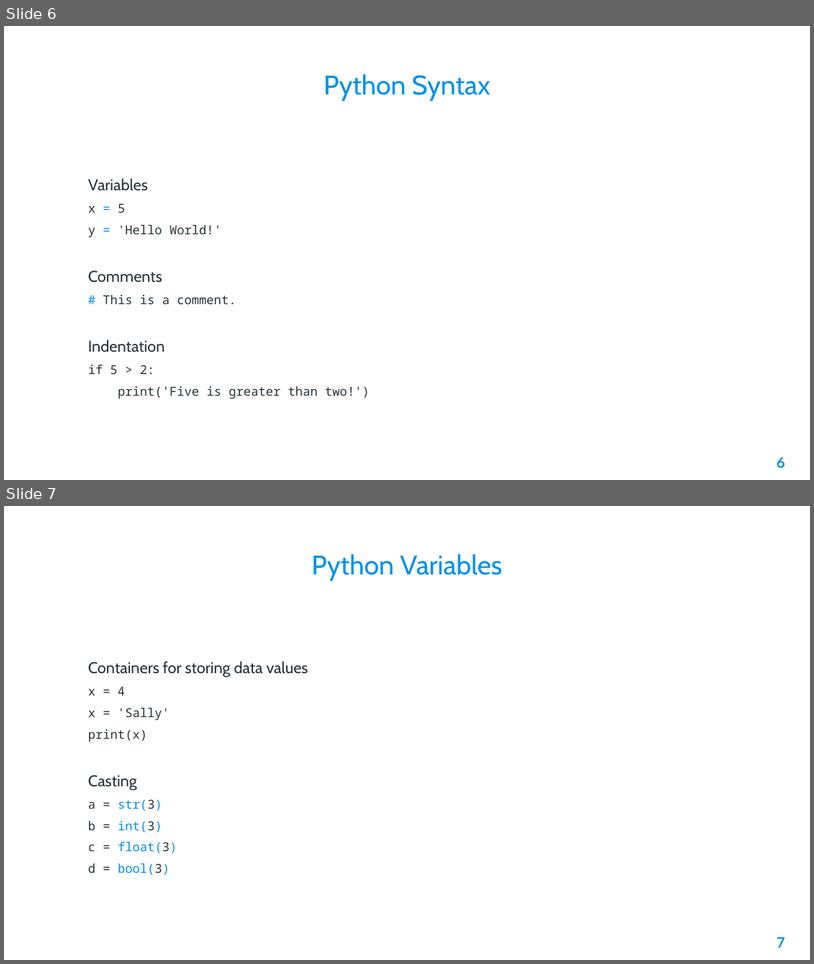
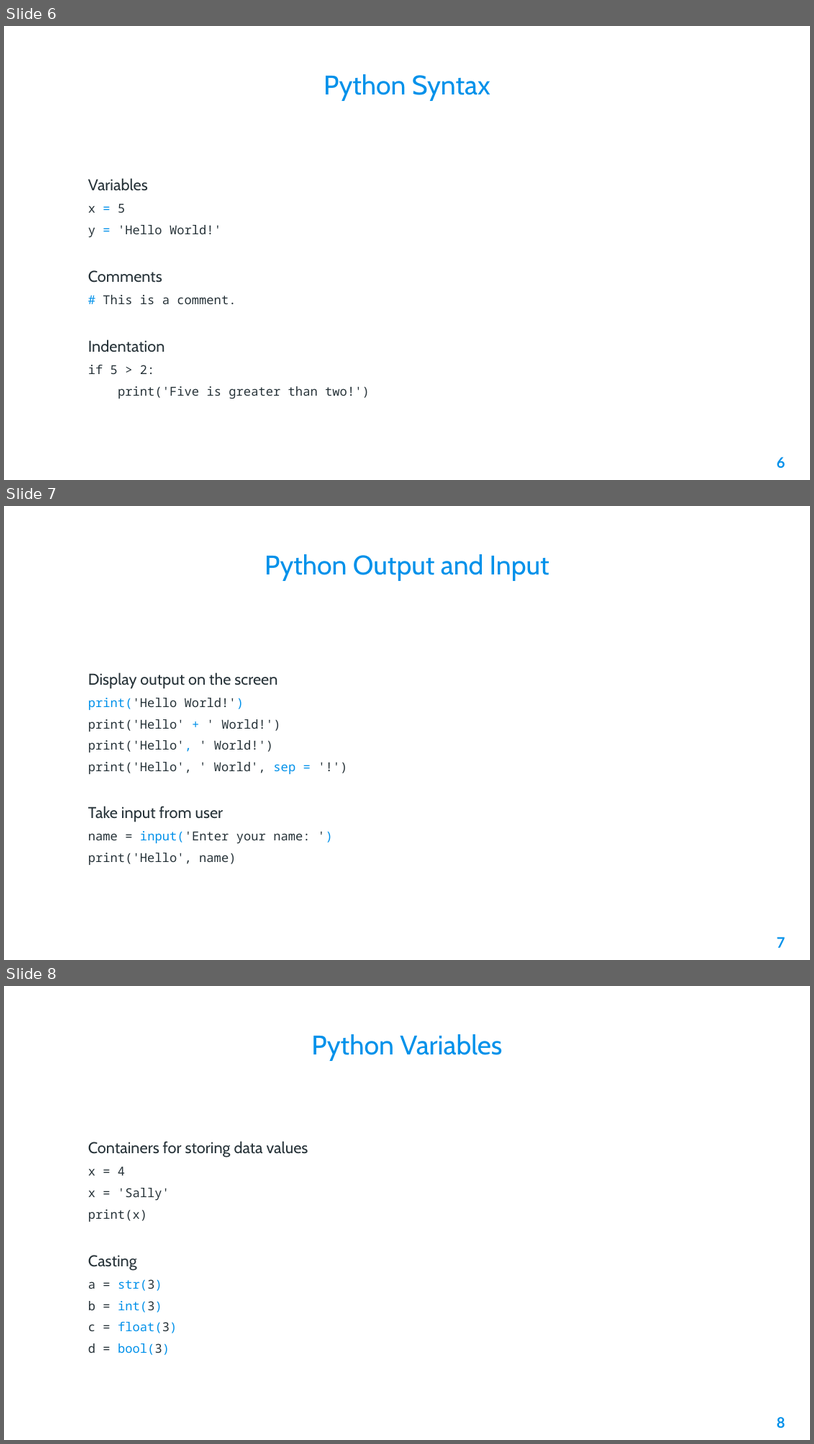
Before and after one commit to AleeRezaa/learn-python, a slide deck: Python.pptx. Shown one above the other, each under a label of ours: slides 6 and 7 before the commit, slides 6, 7 and 8 after it. The pictures are 814x964 and 814x1444 pixels, drawn with LibreOffice and Linux fonts; fonts in the diff are those of the drawing; background and template pictures are left out. Boxes give left, top, right and bottom in pixels: in the first picture for what was removed or moved away, otherwise in the second. Text is boxed around its words. In the diff, an @@ line names an element or a change of style, - is before the commit and + after.

Commit message:
python output and input added

```diff
--- a/Python.pptx
+++ b/Python.pptx
@@ slide 7 added at (4, 506, 810, 960), background picture (left out) @@
@@ title added at (265, 554, 550, 581), 24 pt, text #0091EA @@
+Python Output and Input
@@ text added at (88, 672, 310, 865), 11 pt, text #263238 @@
+Display output on the screen
+print('Hello World!')
+print('Hello' + ' World!')
+print('Hello', ' World!')
+print('Hello', ' World', sep = '!')
+Take input from user
+name = input('Enter your name: ')
+print('Hello', name)
@@ page number added at (777, 937, 786, 947), 13 pt, text #0091EA, bold @@
+7
@@ what was slide 7 is now slide 8 @@
@@ page number at (777, 1417, 786, 1427): text changed @@
-7
+8
```
Also in this commit, not shown: 1 slide changed, 1 other slide added.
